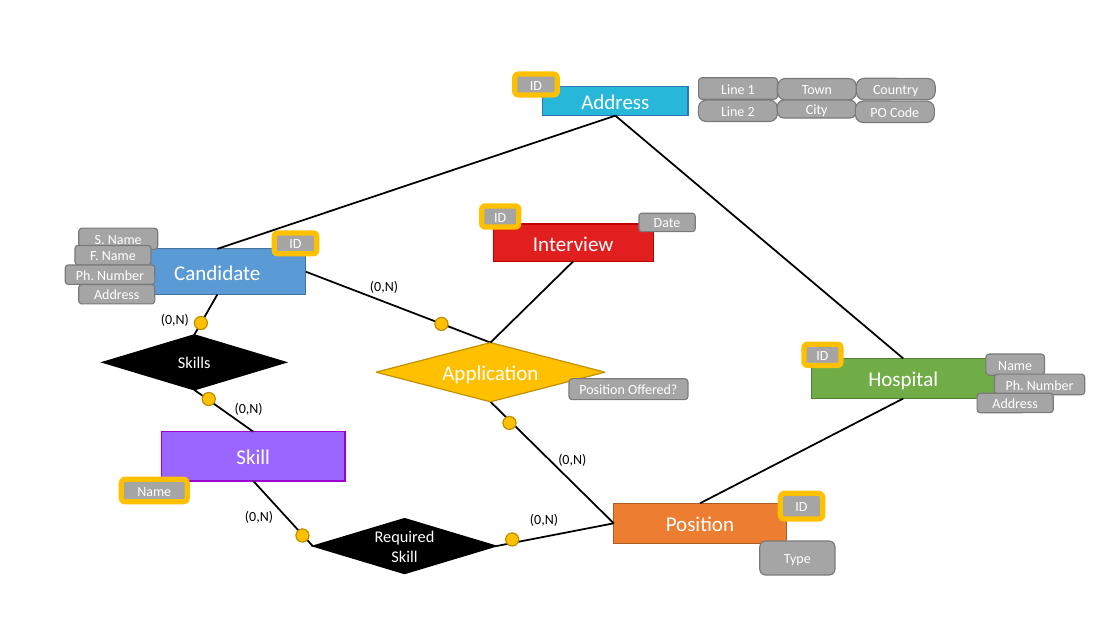
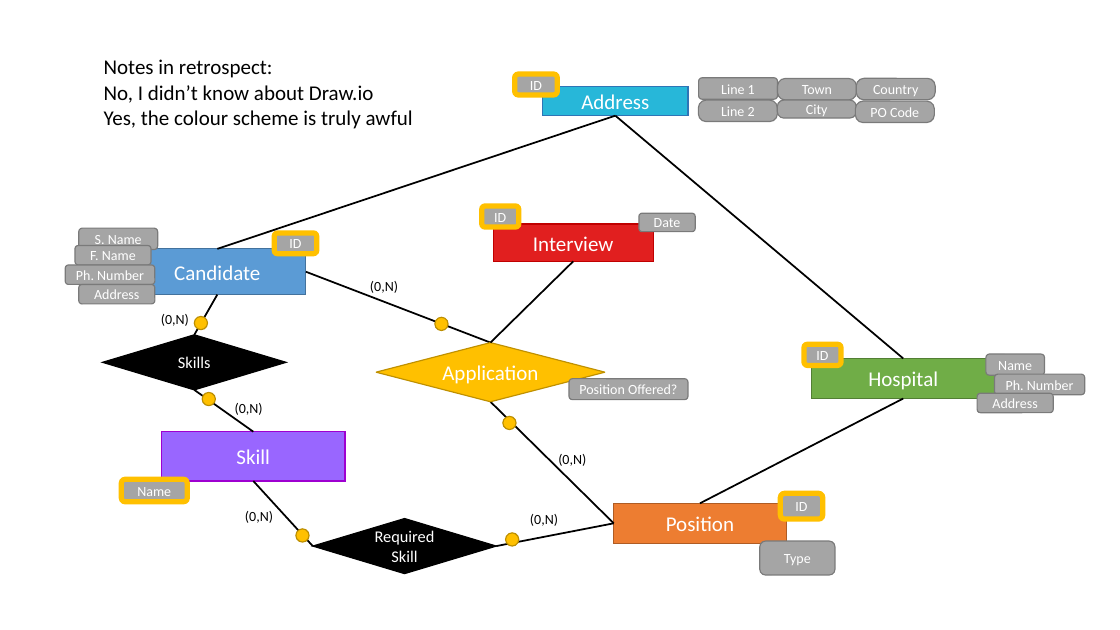
Before and after one commit to Seti-0/college, a slide deck: slide 1 of SQL/Assignment 1.pptx. Drawn at 1120x630 pixels with LibreOffice and Linux fonts; fonts in the diff are those of the drawing. Boxes give left, top, right and bottom in pixels: in the first picture for what was removed or moved away, otherwise in the second. Text is boxed around its words. In the diff, an @@ line names an element or a change of style, - is before the commit and + after.

```diff
--- a/SQL/Assignment 1.pptx
+++ b/SQL/Assignment 1.pptx
@@ text added at (104,59,413,129), 18 pt, text #000000 @@
+Notes in retrospect:
+No, I didn’t know about Draw.io
+Yes, the colour scheme is truly awful
```
Also in this commit, not shown: 7 other files.
